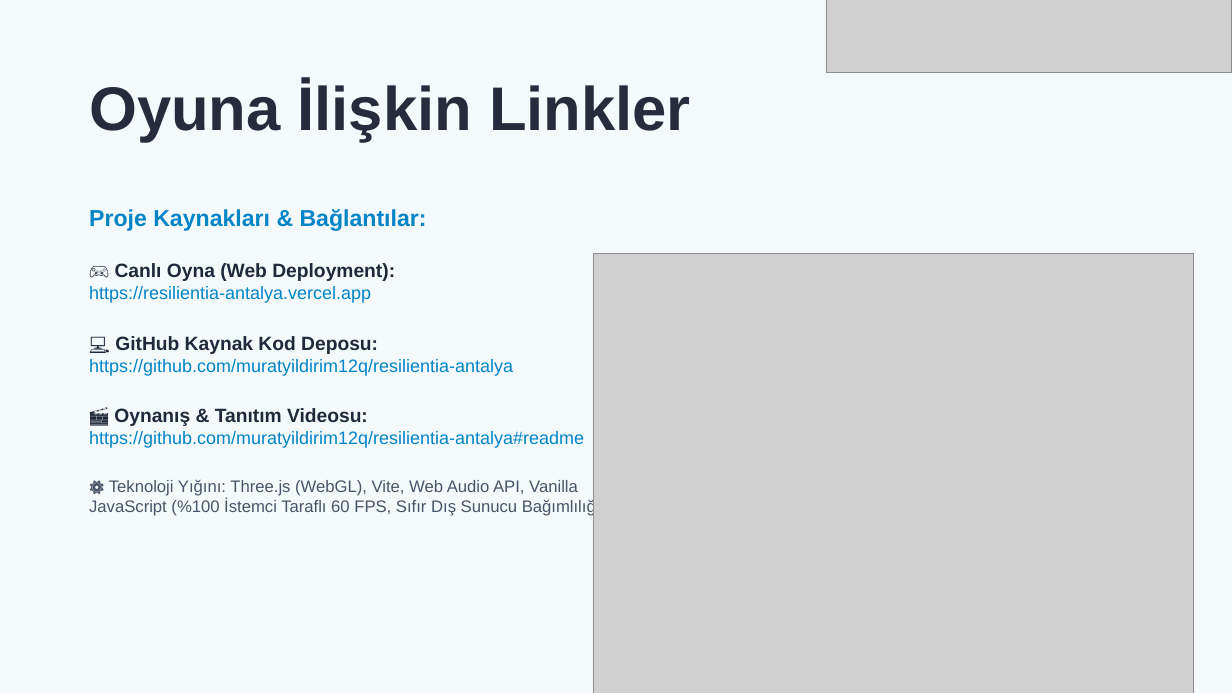
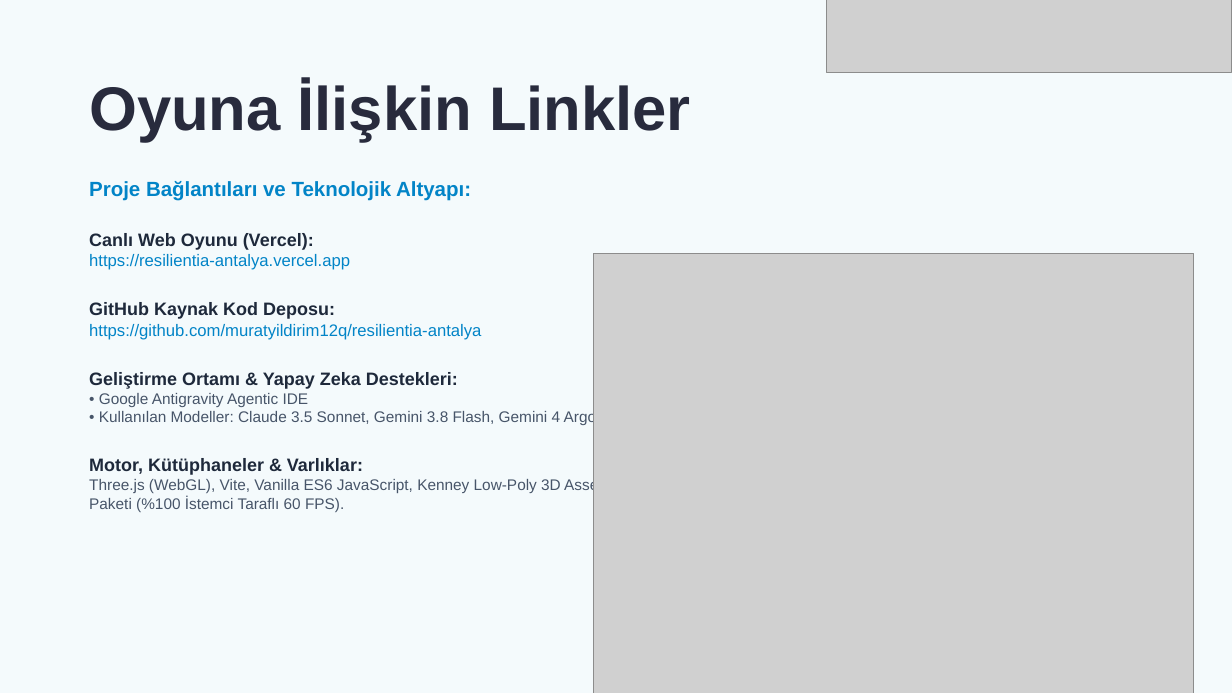
Before and after one commit to muratyildirim12q/resilientia-antalya, a slide deck: slide 9 of RESILIENTIA_ANTALYA_2031_SUNUM.pptx. Drawn at 1232x693 pixels with LibreOffice and Linux fonts; fonts in the diff are those of the drawing; grey boxes stand for pictures. Boxes give left, top, right and bottom in pixels: in the first picture for what was removed or moved away, otherwise in the second. Text is boxed around its words. In the diff, an @@ line names an element or a change of style, - is before the commit and + after.

```diff
--- a/RESILIENTIA_ANTALYA_2031_SUNUM.pptx
+++ b/RESILIENTIA_ANTALYA_2031_SUNUM.pptx
@@ text "Proje Bağlantıları ve Teknolojik Altyapı:": place and size @@
-text "Proje Bağlantıları ve Teknolojik Altyapı:" at box(89, 209, 611, 516)
+text "Proje Bağlantıları ve Teknolojik Altyapı:" at box(89, 181, 605, 512)
@@ text at box(89, 181, 471, 250): text changed; size 18 to 16 pt @@
-Proje Kaynakları & Bağlantılar:
-🎮 Canlı Oyna (Web Deployment):
+Proje Bağlantıları ve Teknolojik Altyapı:
+Canlı Web Oyunu (Vercel):
@@ text at box(89, 254, 481, 340): size 14 to 13 pt in "https://resilientia-antalya.vercel.app", "https://github.com/muratyildirim12q/resilientia-antalya" @@
@@ text at box(89, 302, 335, 319): text changed; size 15 to 14 pt @@
-💻 GitHub Kaynak Kod Deposu:
+GitHub Kaynak Kod Deposu:
@@ text at box(89, 372, 605, 512): text changed; size 13 to 12 pt @@
-🎬 Oynanış & Tanıtım Videosu:
-https://github.com/muratyildirim12q/resilientia-antalya#readme
-⚙️ Teknoloji Yığını: Three.js (WebGL), Vite, Web Audio API, Vanilla JavaScript (%100 İstemci Taraflı 60 FPS, Sıfır Dış Sunucu Bağımlılığı).
+Geliştirme Ortamı & Yapay Zeka Destekleri:
+• Google Antigravity Agentic IDE
+• Kullanılan Modeller: Claude 3.5 Sonnet, Gemini 3.8 Flash, Gemini 4 Argon
+Motor, Kütüphaneler & Varlıklar:
+Three.js (WebGL), Vite, Vanilla ES6 JavaScript, Kenney Low-Poly 3D Asset Paketi (%100 İstemci Taraflı 60 FPS).
```
Also in this commit, not shown: 8 other slides changed, 1 slide added, 1 slide removed, 5 other files.
